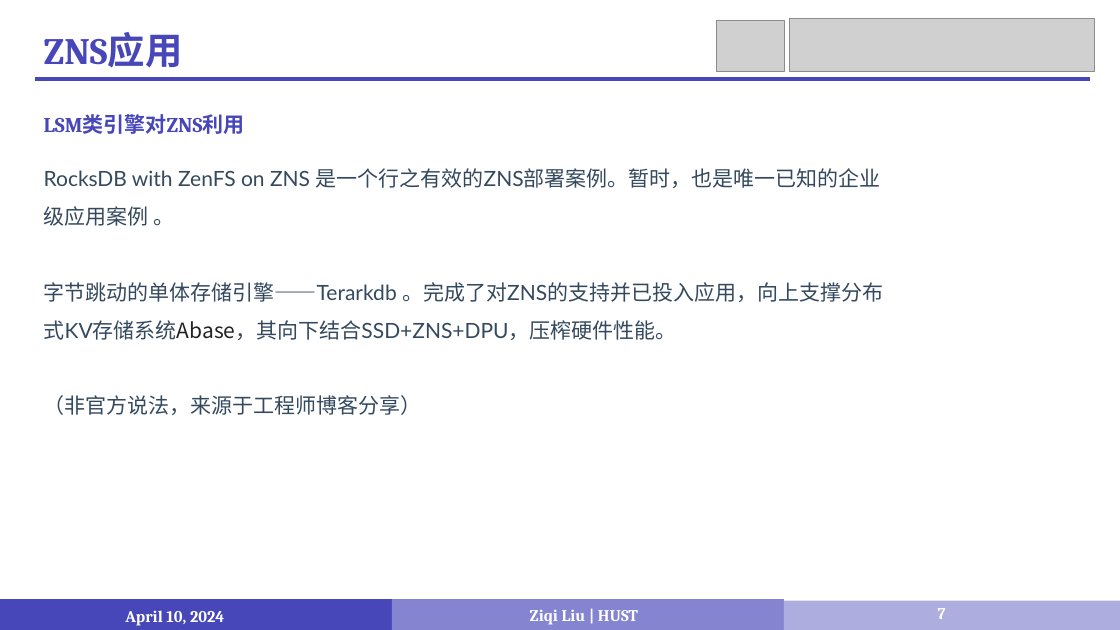
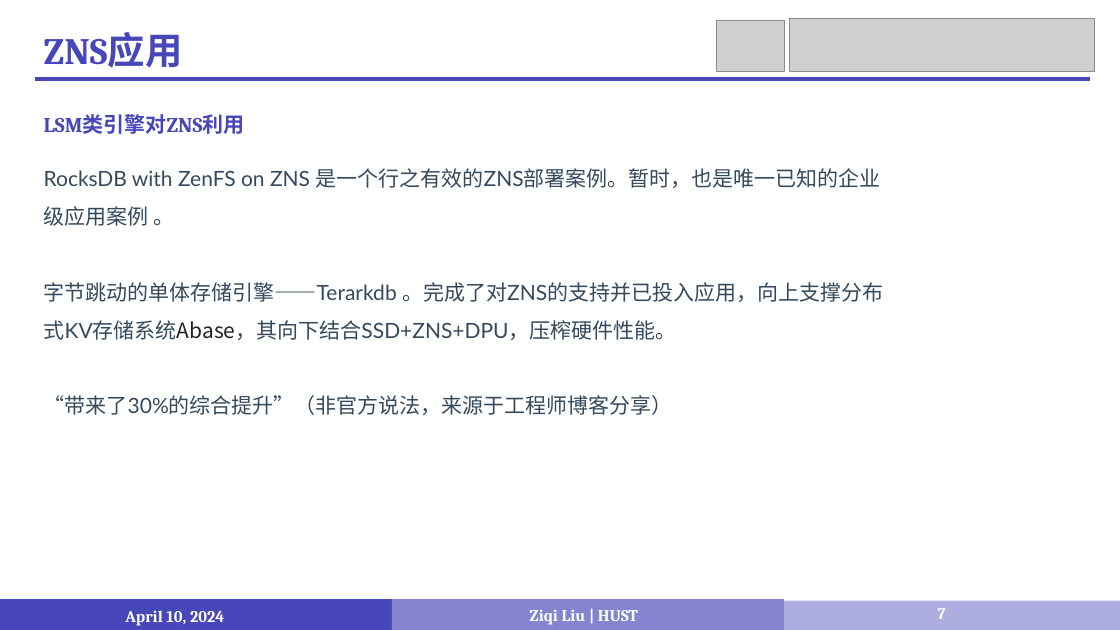
Before and after one commit to LiuziqiOvO/md, a slide deck: slide 7 of Paper/报告/6_4-10汇报.pptx. Drawn at 1120x630 pixels with LibreOffice and Linux fonts; fonts in the diff are those of the drawing; grey boxes stand for pictures; background and template pictures are left out. Boxes give left, top, right and bottom in pixels: in the first picture for what was removed or moved away, otherwise in the second. Text is boxed around its words. In the diff, an @@ line names an element or a change of style, - is before the commit and + after.

```diff
--- a/Paper/报告/6_4-10汇报.pptx
+++ b/Paper/报告/6_4-10汇报.pptx
@@ text at [44,395,673,415]: text changed @@
-（非官方说法，来源于工程师博客分享）
+“带来了30%的综合提升”（非官方说法，来源于工程师博客分享）
```
Also in this commit, not shown: 3 other slides changed, 1 slide removed.
